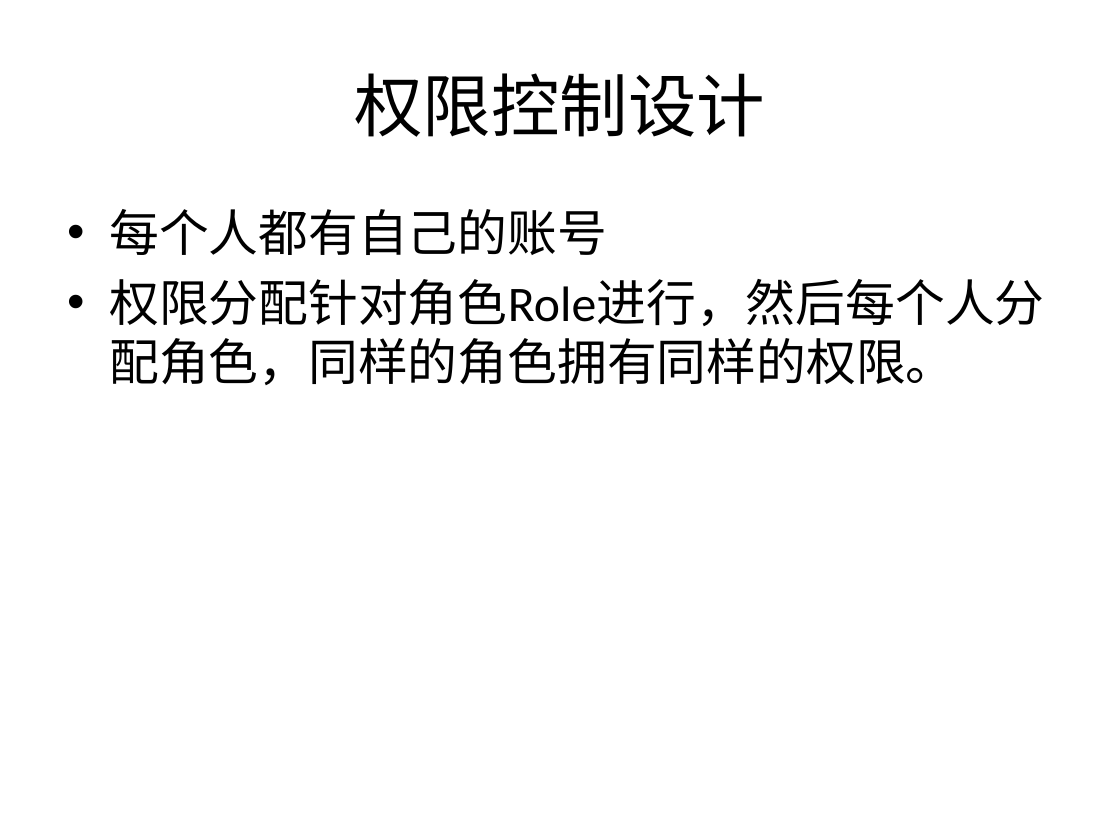
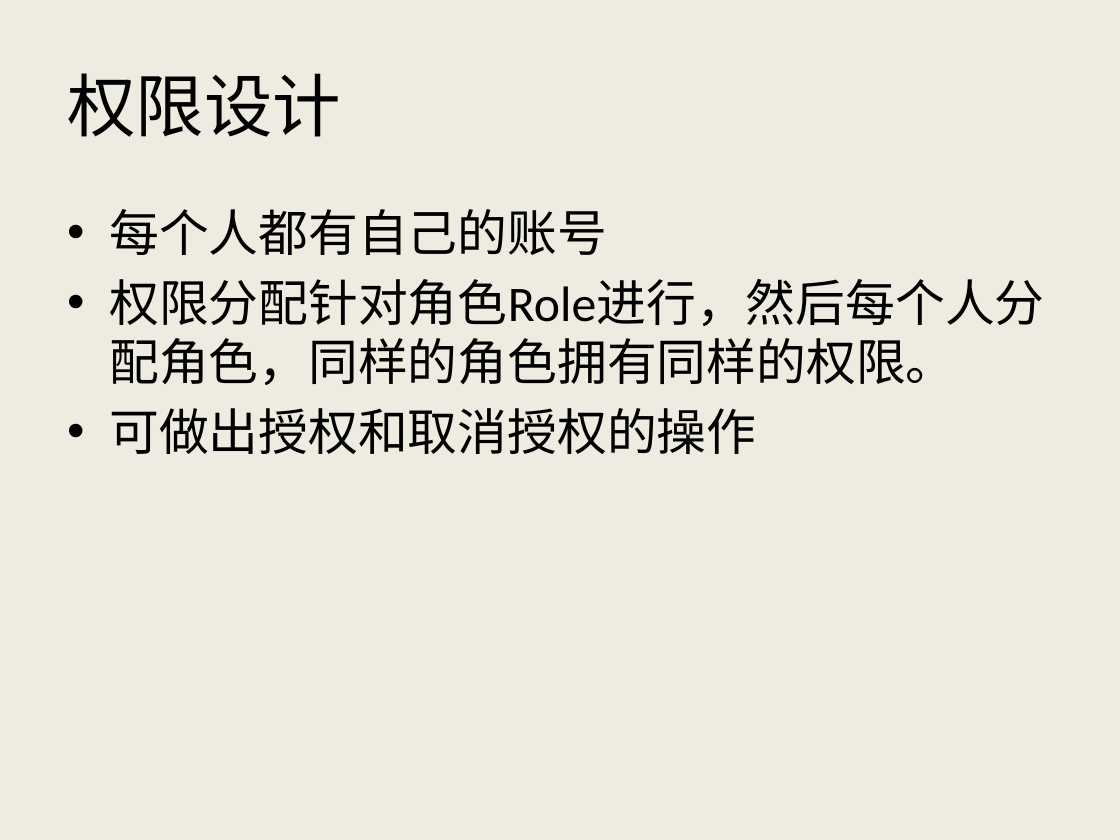
Before and after one commit to AlecSPb/PMS, a slide deck: slide 11 of PMSClient/Resource/Files/pmshelp_ch.pptx (slide 8 before the commit). Drawn at 1120x840 pixels with LibreOffice and Linux fonts; fonts in the diff are those of the drawing. Boxes give left, top, right and bottom in pixels: in the first picture for what was removed or moved away, otherwise in the second. Text is boxed around its words. In the diff, an @@ line names an element or a change of style, - is before the commit and + after.

```diff
--- a/PMSClient/Resource/Files/pmshelp_ch.pptx
+++ b/PMSClient/Resource/Files/pmshelp_ch.pptx
@@ background #FFFFFF to #EEECE1 @@
@@ title at [67,73,341,137]: text changed @@
-权限控制设计
+权限设计
@@ text at [109,408,756,454]: paragraph added @@
+• 可做出授权和取消授权的操作
```
Also in this commit, not shown: 10 other slides changed, 2 slides added, 1 slide removed, 11 other files.
